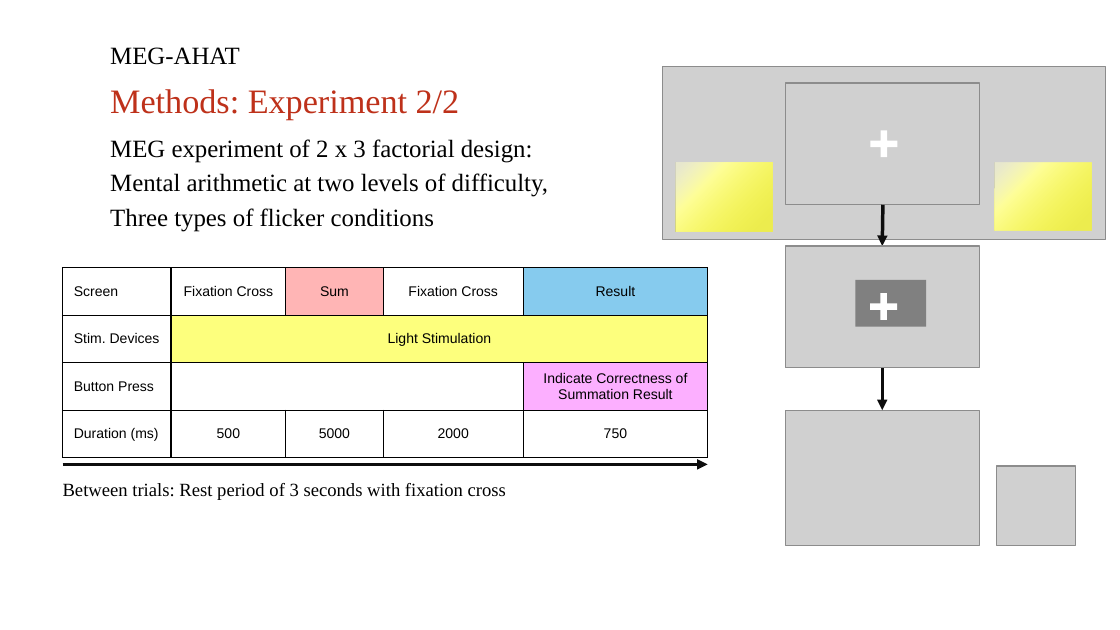
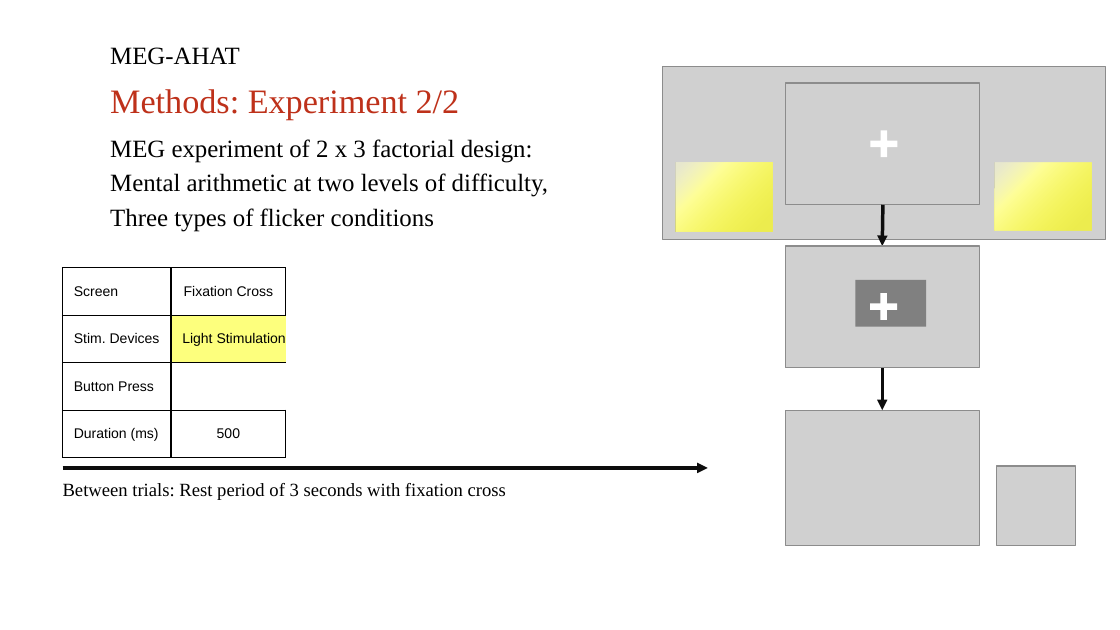
Before and after one commit to henneysq/meg-ahat, a slide deck: slide 5 of protocol/Invisible-Flicker_aka_MEG-AHAT_project_PPM.pptx. Drawn at 1120x630 pixels with LibreOffice and Linux fonts; fonts in the diff are those of the drawing; grey boxes stand for pictures; background and template pictures are left out. Boxes give left, top, right and bottom in pixels: in the first picture for what was removed or moved away, otherwise in the second. Text is boxed around its words. In the diff, an @@ line names an element or a change of style, - is before the commit and + after.

```diff
--- a/protocol/Invisible-Flicker_aka_MEG-AHAT_project_PPM.pptx
+++ b/protocol/Invisible-Flicker_aka_MEG-AHAT_project_PPM.pptx
@@ table at (63,268,708,458) @@
@@ alignment centre to left @@
@@ rectangle added at (287,262,383,460), fill #FFFFFF, outline #FFFFFF 0.75 pt @@
@@ rectangle added at (384,262,523,460), fill #FFFFFF, outline #FFFFFF 0.75 pt @@
@@ rectangle added at (524,263,709,461), fill #FFFFFF, outline #FFFFFF 0.75 pt @@
@@ arrow moved from (63, 465) - (708, 465) to (63, 468) - (708, 468) @@
```
Also in this commit, not shown: 3 other slides changed.
